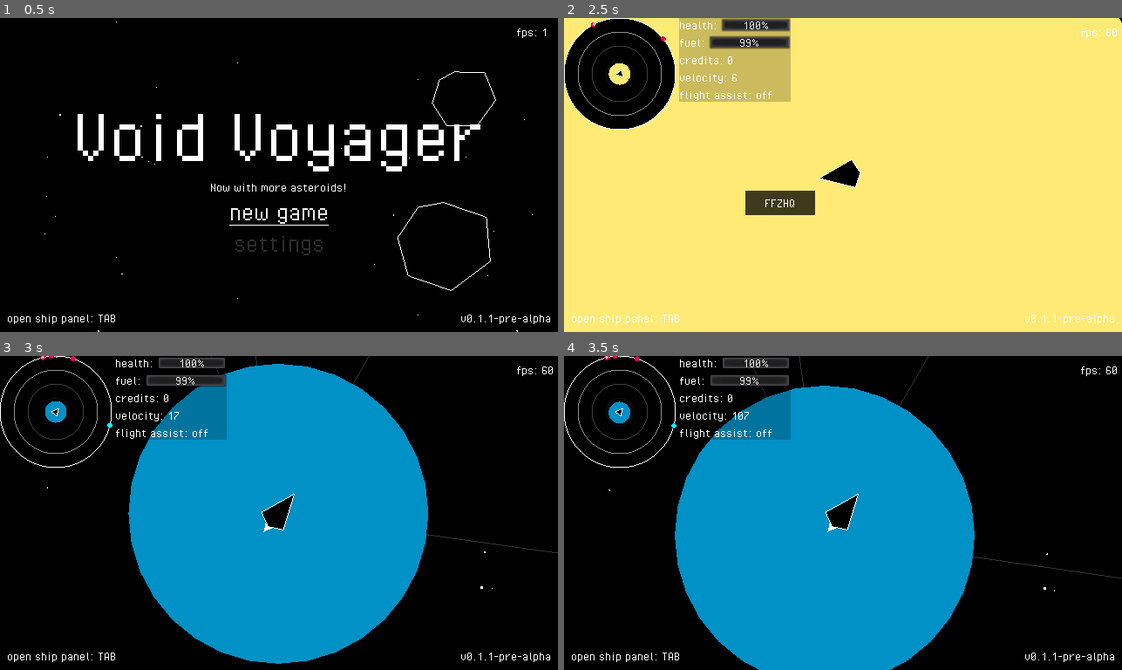
Above: before the commit, frames 1-4 (two rows, left to right).
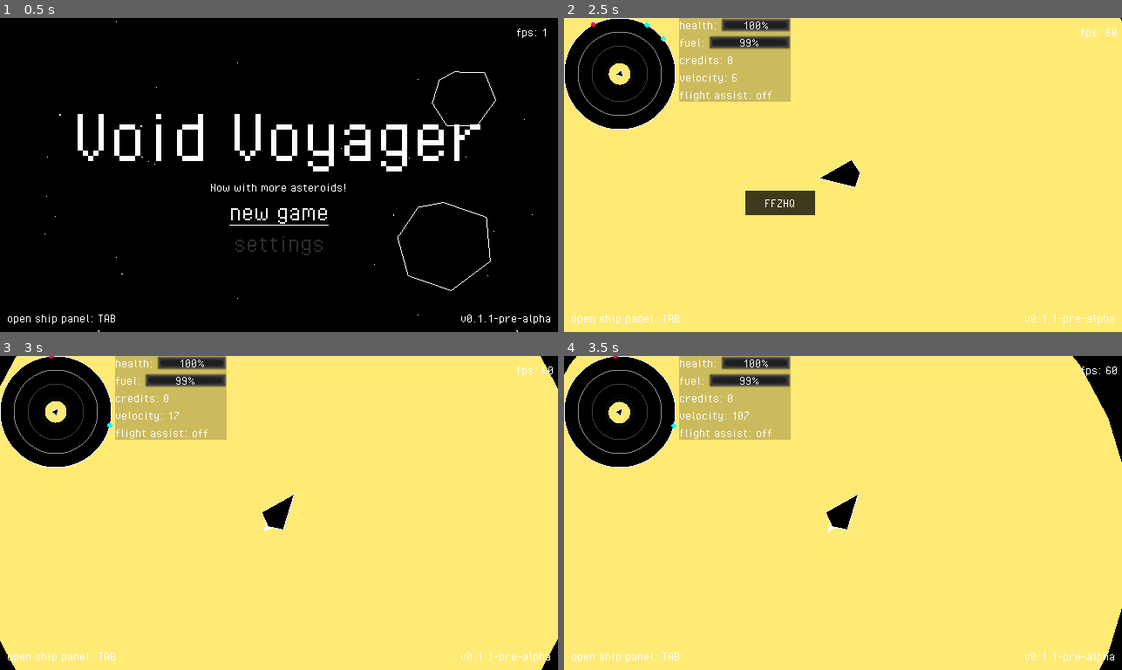
Above: after the commit, the same moments.

Repository: fossqueen/void-voyager-old
Game: Godot game, scene res://main.tscn
The game is run twice, just before and just after one commit, with the same random seed, the same clock (stepped at 60 frames per second) and the same inputs.
Inputs (mouse positions are in pixels of both pictures, inside the frame that each line leads up to):
- Up to frame 1 (0.5 s): no input
- Up to frame 2 (2.5 s): click "new game" at 0.5 s; move the mouse to (843, 175) at 1.27 s; hold W (thrust) 1.28-2.03 s; click (843, 175) at 1.35 s; move the mouse to (731, 190) at 2.02 s; tap Space (flight_assist) at 2.1 s
- Up to frame 3 (3 s): tap Enter at 2.75 s; move the mouse to (334, 443) at 2.77 s; hold W (thrust) from 2.78 s (still down); tap J (hyperspace) at 2.85 s
- Up to frame 4 (3.5 s): keep holding W (thrust)

Frame 1 is identical in both runs. In frame 2, less than 0.1% of the frame differs, in the area x 5-100%, y 0-8%; in frame 3, 92%, in the area x 0-100%, y 0-100%; in frame 4, 91%.

Commit message:
Started cleaning up galaxy generator

Diff:
--- a/galaxy/galaxy-generator.gd
+++ b/galaxy/galaxy-generator.gd
@@ -1,51 +1,48 @@
 extends Resource
 class_name GalaxyGenerator
 
-var galaxy = []
+const OBJECT_MASS_MIN: float = 8.0
+const OBJECT_MASS_MAX: float = 2048.0
 
-func random_string(length):
-	var characters = 'ABCDEFGHIJKLMNOPQRSTUVWXYZ'
+
+func random_string(length: int) -> String:
+	var characters: String = "ABCDEFGHIJKLMNOPQRSTUVWXYZ"
 	var string: String = ""
-	var n_char = len(characters)
+	var n_char: int = len(characters)
 	for _character in range(length):
 		string += characters[randi()% n_char]
 	return string
 
-func random_digits(length):
-	var digits = '1234567890'
+
+func random_digits(length: int) -> String:
+	var digits: String = '1234567890'
 	var string: String = ""
-	var n_digi = len(digits)
+	var n_digi: int = len(digits)
 	for _digit in range(length):
 		string += digits[randi()% n_digi]
 	return string
 
-func into_2d(i, width):
-	var a = (i % int(width))
-	var b = (i / int(width))
-	var c = Vector2(int(a), int(b))
 
-	return c
-
-func generate_object(usable_mass, planet_name, distance):
-	var mass = rand_range(8.00, 2048.00)
-	var radius = rand_range(128.00, 512.00)
+func generate_object(usable_mass: float, planet_name: String, distance: float) -> Dictionary:
+	var mass: float = rand_range(OBJECT_MASS_MIN, OBJECT_MASS_MAX)
+	var radius: float = rand_range(128.00, 512.00)
 	var rings: bool
 	var moons: bool
 	var moon_type: int = 1
 	var moon_distance = rand_range(1500, 2500)
 	var body_distance = distance
-	var type = "Terrestrial" if mass > 256.00 else "Black Hole" if mass > 2000.00 and radius < 128.00 else "Gas Giant"
+	var type = "Terrestrial" if mass > 256.00 else "Black Hole" if mass > 2000.00 and radius < 132.00 else "Gas Giant"
 	var random_sub_type = int(rand_range(0, 100))
 	var sub_type = "None"
 	if type == "Terrestrial":
 		sub_type = "Earth-like" if random_sub_type <= 5 else "Waterworld" if random_sub_type <= 30 else "Terren"
 	if sub_type == "Waterworld" and distance >= 12000:
 		sub_type = "Ice-Planet"
-	if int(rand_range(0, 100)) <= 25:
+	if randi() % 100 + 1 <= 25:
 		rings = true
 	else:
 		rings = false
-	if int(rand_range(0, 100)) <= 25:
+	if randi() % 100 + 1 <= 25:
 		moons = true
 	else:
 		moons = false
@@ -62,13 +59,15 @@
 		"MoonDistance": moon_distance,
 	}
 
-func generate_asteroid_belt(distance):
+
+func generate_asteroid_belt(distance: float) -> Dictionary:
 	return {
 		"Name": "Belt",
 		"Distance": distance
 	}
 
-func generate_system(x, y, system_name):
+
+func generate_system(x: float, y: float, system_name: String) -> Dictionary:
 	var usable_mass = rand_range(256.00, 4096.00)
 	var core_mass = rand_range(128.00, 512.00)
 	var star = {"Mass": core_mass, "Radius": core_mass}
@@ -101,12 +100,14 @@
 		"Objects": objects,
 	}
 
-func random_spiral(diameter, phi):
+
+func random_spiral(diameter: float, phi: float) -> Array:
 	var radius = rand_range(0, diameter / 2)
 	var angle = rand_range(0, 2 * PI)
 	return [angle, (radius / (1 - (phi * tan(phi)) * log(angle / phi)))]
 
-func generate_galaxy(stars, diameter, sigma):
+
+func generate_galaxy(stars: int, diameter: float, sigma: float) -> Array:
 	var system_coordinates = []
 	var system_names = []
 	var galaxy_gen = []
@@ -137,8 +138,8 @@
 				galaxy_gen.append(generate_system(x2, y2, system_name))
 	return galaxy_gen
 
-func initialize_galaxy(stars, diameter, sigma):
+
+func initialize_galaxy(stars: int, diameter: float, sigma: float) -> Array:
 	randomize()
 	var new_galaxy = generate_galaxy(stars, diameter, sigma)
-	galaxy = new_galaxy
-	return galaxy
+	return new_galaxy
